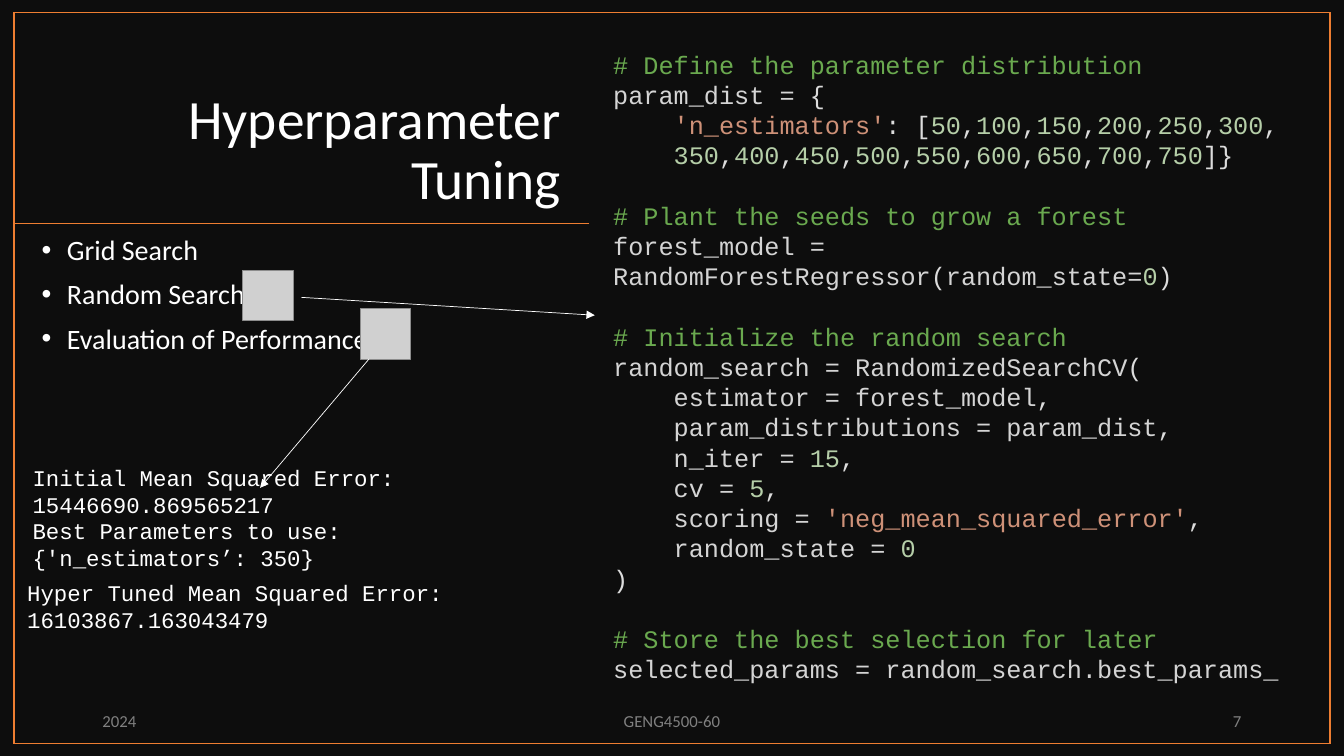
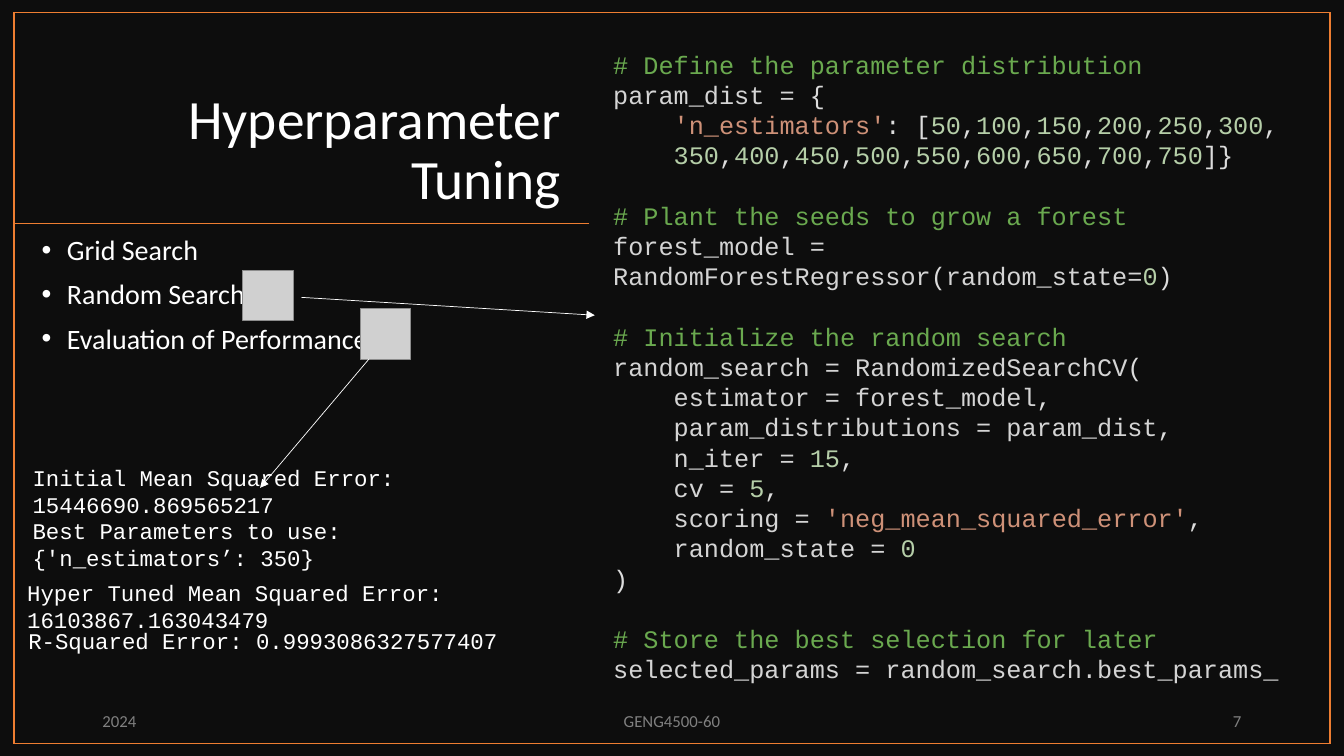
Before and after one commit to PMcTwist/Machine_Learn_Project, a slide deck: slide 7 of Presentation/ALI_Raymond_MAYNARD_Patrick_GENG4500_Final_presentation_2024.pptx. Drawn at 1344x756 pixels with LibreOffice and Linux fonts; fonts in the diff are those of the drawing; grey boxes stand for pictures. Boxes give left, top, right and bottom in pixels: in the first picture for what was removed or moved away, otherwise in the second. Text is boxed around its words. In the diff, an @@ line names an element or a change of style, - is before the commit and + after.

```diff
--- a/Presentation/ALI_Raymond_MAYNARD_Patrick_GENG4500_Final_presentation_2024.pptx
+++ b/Presentation/ALI_Raymond_MAYNARD_Patrick_GENG4500_Final_presentation_2024.pptx
@@ text added at [28,633,497,654], 16 pt, text #FFFFFF @@
+R-Squared Error: 0.9993086327577407
```
Also in this commit, not shown: 2 other slides changed, 2 slides added, 2 other files.
